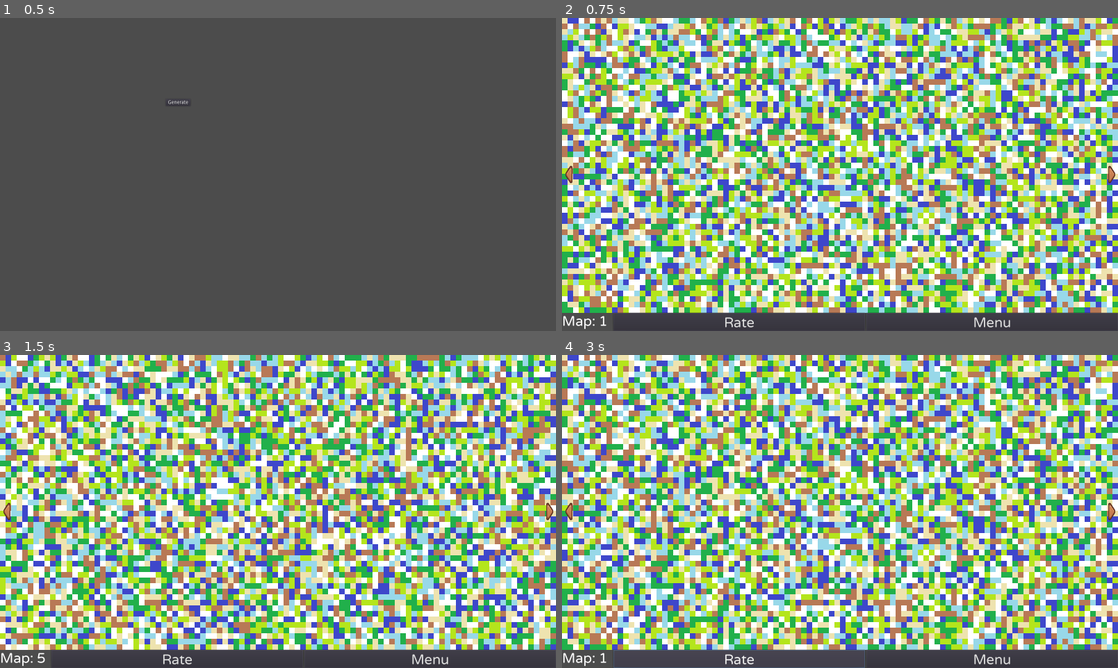
Above: before the commit, frames 1-4 (two rows, left to right).
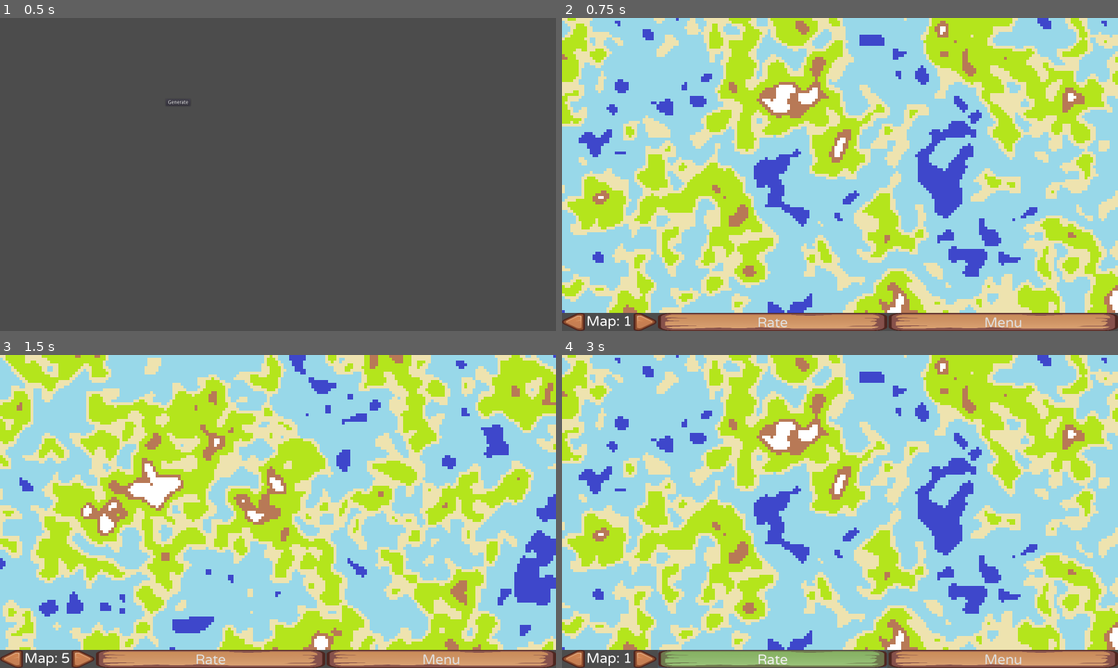
Above: after the commit, the same moments.

Repository: mtaubert/landscaper
Game: Godot game, scene res://Scenes/Menu.tscn
The game is run twice, just before and just after one commit, with the same random seed, the same clock (stepped at 60 frames per second) and the same inputs.
Inputs (mouse positions are in pixels of both pictures, inside the frame that each line leads up to; where the layout moved, square brackets give the same spot in the first picture):
- Up to frame 1 (0.5 s): no input
- Up to frame 2 (0.75 s): click "Generate" at 0.5 s
- Up to frame 3 (1.5 s): click (11, 658) [5, 511] at 1.25 s
- Up to frame 4 (3 s): click (645, 658) [1112, 511] at 2 s; click "Rate" at 2.75 s

Frame 1 is identical in both runs. In frame 2, 86% of the frame differs, in the area x 0-100%, y 0-100%; in frame 3, 86%; in frame 4, 86%.

Commit message:
map generation using noise

Diff:
--- /dev/null
+++ b/Assets/UI/default_button.tres
@@ -0,0 +1,7 @@
+[gd_resource type="StyleBoxTexture" load_steps=2 format=2]
+
+[ext_resource path="res://Assets/UI/default_button.png" type="Texture" id=1]
+
+[resource]
+texture = ExtResource( 1 )
+region_rect = Rect2( 0, 0, 1773, 515 )
--- /dev/null
+++ b/Assets/UI/pressed_button.tres
@@ -0,0 +1,7 @@
+[gd_resource type="StyleBoxTexture" load_steps=2 format=2]
+
+[ext_resource path="res://Assets/UI/clicked_button.png" type="Texture" id=1]
+
+[resource]
+texture = ExtResource( 1 )
+region_rect = Rect2( 0, 0, 1773, 515 )
--- a/Assets/world_tiles.tres
+++ b/Assets/world_tiles.tres
@@ -13,69 +13,69 @@
 0/texture = ExtResource( 1 )
 0/tex_offset = Vector2( 0, 0 )
 0/modulate = Color( 1, 1, 1, 1 )
-0/region = Rect2( 0, 0, 16, 16 )
+0/region = Rect2( 0, 0, 8, 8 )
 0/tile_mode = 0
-0/occluder_offset = Vector2( 8, 8 )
-0/navigation_offset = Vector2( 8, 8 )
+0/occluder_offset = Vector2( 4, 4 )
+0/navigation_offset = Vector2( 4, 4 )
 0/shapes = [  ]
 0/z_index = 0
 1/name = "shallows"
 1/texture = ExtResource( 2 )
 1/tex_offset = Vector2( 0, 0 )
 1/modulate = Color( 1, 1, 1, 1 )
-1/region = Rect2( 0, 0, 16, 16 )
+1/region = Rect2( 0, 0, 8, 8 )
 1/tile_mode = 0
-1/occluder_offset = Vector2( 8, 8 )
-1/navigation_offset = Vector2( 8, 8 )
+1/occluder_offset = Vector2( 4, 4 )
+1/navigation_offset = Vector2( 4, 4 )
 1/shapes = [  ]
 1/z_index = 0
 2/name = "beach"
 2/texture = ExtResource( 3 )
 2/tex_offset = Vector2( 0, 0 )
 2/modulate = Color( 1, 1, 1, 1 )
-2/region = Rect2( 0, 0, 16, 16 )
+2/region = Rect2( 0, 0, 8, 8 )
 2/tile_mode = 0
-2/occluder_offset = Vector2( 8, 8 )
-2/navigation_offset = Vector2( 8, 8 )
+2/occluder_offset = Vector2( 4, 4 )
+2/navigation_offset = Vector2( 4, 4 )
 2/shapes = [  ]
 2/z_index = 0
 3/name = "grassland"
 3/texture = ExtResource( 4 )
 3/tex_offset = Vector2( 0, 0 )
 3/modulate = Color( 1, 1, 1, 1 )
-3/region = Rect2( 0, 0, 16, 16 )
+3/region = Rect2( 0, 0, 8, 8 )
 3/tile_mode = 0
-3/occluder_offset = Vector2( 8, 8 )
-3/navigation_offset = Vector2( 8, 8 )
+3/occluder_offset = Vector2( 4, 4 )
+3/navigation_offset = Vector2( 4, 4 )
 3/shapes = [  ]
 3/z_index = 0
 4/name = "mountains"
 4/texture = ExtResource( 5 )
 4/tex_offset = Vector2( 0, 0 )
 4/modulate = Color( 1, 1, 1, 1 )
-4/region = Rect2( 0, 0, 16, 16 )
+4/region = Rect2( 0, 0, 8, 8 )
 4/tile_mode = 0
-4/occluder_offset = Vector2( 8, 8 )
-4/navigation_offset = Vector2( 8, 8 )
+4/occluder_offset = Vector2( 4, 4 )
+4/navigation_offset = Vector2( 4, 4 )
 4/shapes = [  ]
 4/z_index = 0
 5/name = "snow"
 5/texture = ExtResource( 6 )
 5/tex_offset = Vector2( 0, 0 )
 5/modulate = Color( 1, 1, 1, 1 )
-5/region = Rect2( 0, 0, 16, 16 )
+5/region = Rect2( 0, 0, 8, 8 )
 5/tile_mode = 0
-5/occluder_offset = Vector2( 8, 8 )
-5/navigation_offset = Vector2( 8, 8 )
+5/occluder_offset = Vector2( 4, 4 )
+5/navigation_offset = Vector2( 4, 4 )
 5/shapes = [  ]
 5/z_index = 0
 6/name = "forest"
 6/texture = ExtResource( 7 )
 6/tex_offset = Vector2( 0, 0 )
 6/modulate = Color( 1, 1, 1, 1 )
-6/region = Rect2( 0, 0, 16, 16 )
+6/region = Rect2( 0, 0, 8, 8 )
 6/tile_mode = 0
-6/occluder_offset = Vector2( 8, 8 )
-6/navigation_offset = Vector2( 8, 8 )
+6/occluder_offset = Vector2( 4, 4 )
+6/navigation_offset = Vector2( 4, 4 )
 6/shapes = [  ]
 6/z_index = 0
--- a/Scenes/Terrain_Map.tscn
+++ b/Scenes/Terrain_Map.tscn
@@ -1,73 +1,81 @@
-[gd_scene load_steps=6 format=2]
+[gd_scene load_steps=8 format=2]
 
 [ext_resource path="res://Scripts/Terrain_Map.gd" type="Script" id=1]
 [ext_resource path="res://Assets/world_tiles.tres" type="TileSet" id=2]
 [ext_resource path="res://Assets/UI/left.png" type="Texture" id=3]
-[ext_resource path="res://Assets/UI/right.png" type="Texture" id=4]
-[ext_resource path="res://Assets/Font/ui_font.tres" type="DynamicFont" id=5]
+[ext_resource path="res://Assets/Font/ui_font.tres" type="DynamicFont" id=4]
+[ext_resource path="res://Assets/UI/right.png" type="Texture" id=5]
+[ext_resource path="res://Assets/UI/pressed_button.tres" type="StyleBox" id=6]
+[ext_resource path="res://Assets/UI/default_button.tres" type="StyleBox" id=7]
 
 [node name="Terrain_Map" type="Node2D"]
 script = ExtResource( 1 )
 
 [node name="Terrain" type="TileMap" parent="."]
 tile_set = ExtResource( 2 )
-cell_size = Vector2( 16, 16 )
+cell_size = Vector2( 8, 8 )
 format = 1
 tile_data = PoolIntArray( 0, 2, 0, 1, 2, 0, 2, 2, 0, 3, 2, 0, 4, 2, 0, 5, 2, 0, 6, 2, 0, 7, 2, 0, 8, 2, 0, 9, 2, 0, 10, …(25591 unchanged characters)…
 
 [node name="UI" type="Node2D" parent="."]
-
-[node name="Left_Button" type="TextureButton" parent="UI"]
-anchor_top = 0.5
-anchor_bottom = 0.5
-margin_left = 10.0
-margin_top = 425.0
-margin_right = 30.0
-margin_bottom = 475.0
-texture_normal = ExtResource( 3 )
-expand = true
-
-[node name="Right_Button" type="TextureButton" parent="UI"]
-anchor_top = 0.5
-anchor_bottom = 0.5
-margin_left = 1571.95
-margin_top = 425.0
-margin_right = 1591.95
-margin_bottom = 475.0
-texture_normal = ExtResource( 4 )
-expand = true
 
 [node name="Menu_Bar" type="HBoxContainer" parent="UI"]
 margin_top = 848.0
 margin_right = 1600.0
 margin_bottom = 900.0
 
+[node name="Left_Button" type="TextureButton" parent="UI/Menu_Bar"]
+margin_right = 66.0
+margin_bottom = 52.0
+size_flags_horizontal = 3
+size_flags_vertical = 3
+size_flags_stretch_ratio = 0.1
+texture_normal = ExtResource( 3 )
+expand = true
+
 [node name="Map_Number" type="Label" parent="UI/Menu_Bar"]
-margin_right = 144.0
+margin_left = 70.0
+margin_right = 202.0
 margin_bottom = 52.0
 size_flags_horizontal = 3
 size_flags_vertical = 3
 size_flags_stretch_ratio = 0.2
-custom_fonts/font = ExtResource( 5 )
+custom_fonts/font = ExtResource( 4 )
 text = "Map: "
 
-[node name="Rate_Iteration" type="Button" parent="UI/Menu_Bar"]
-margin_left = 148.0
-margin_right = 871.0
+[node name="Right_Button" type="TextureButton" parent="UI/Menu_Bar"]
+margin_left = 206.0
+margin_right = 272.0
 margin_bottom = 52.0
 size_flags_horizontal = 3
 size_flags_vertical = 3
-custom_fonts/font = ExtResource( 5 )
+size_flags_stretch_ratio = 0.1
+texture_normal = ExtResource( 5 )
+expand = true
+
+[node name="Rate_Iteration" type="Button" parent="UI/Menu_Bar"]
+margin_left = 276.0
+margin_right = 936.0
+margin_bottom = 52.0
+size_flags_horizontal = 3
+size_flags_vertical = 3
+custom_styles/hover = ExtResource( 6 )
+custom_styles/pressed = ExtResource( 6 )
+custom_styles/normal = ExtResource( 7 )
+custom_fonts/font = ExtResource( 4 )
 text = "Rate"
 
 [node name="Menu" type="Button" parent="UI/Menu_Bar"]
-margin_left = 875.0
+margin_left = 940.0
 margin_right = 1600.0
 margin_bottom = 52.0
 size_flags_horizontal = 3
 size_flags_vertical = 3
-custom_fonts/font = ExtResource( 5 )
+custom_styles/hover = ExtResource( 6 )
+custom_styles/pressed = ExtResource( 6 )
+custom_styles/normal = ExtResource( 7 )
+custom_fonts/font = ExtResource( 4 )
 text = "Menu"
 
-[connection signal="pressed" from="UI/Left_Button" to="." method="_on_Left_Button_pressed"]
-[connection signal="pressed" from="UI/Right_Button" to="." method="_on_Right_Button_pressed"]
+[connection signal="pressed" from="UI/Menu_Bar/Left_Button" to="." method="_on_Left_Button_pressed"]
+[connection signal="pressed" from="UI/Menu_Bar/Right_Button" to="." method="_on_Right_Button_pressed"]
--- /dev/null
+++ b/Scripts/Genetic_Algorithm.gd
@@ -0,0 +1,19 @@
+extends Node
+
+#Terrain height values
+var shallowsMinValue = -0.3
+var beachMinValue = 0
+var grasslandsMinValue = 0.1
+var mountainsMinValue = 0.3
+var snowMinValue = 0.4
+
+#Terrain biome values
+#TBA
+
+#Noise generation values
+var octaves = 4
+var period = 40
+var persistence = 0.8
+
+func _ready():
+	randomize()
--- a/Scripts/Terrain_Generator.gd
+++ b/Scripts/Terrain_Generator.gd
@@ -1,6 +1,6 @@
 extends Node
 
-var gridSize = Vector2(100, 53)
+var gridSize = Vector2(200, 106)
 var grids = {}
 var entriesPerIteration = 5
 var noise = {}
@@ -17,13 +17,12 @@
 		noise[i].persistence = persistence
 
 func get_next_iteration():
-	configure_noise(4, 20, 0.8)
+	configure_noise(Genetic_Algorithm.octaves, Genetic_Algorithm.period, Genetic_Algorithm.persistence)
 	for i in range(entriesPerIteration):
 		var grid = []
 		for x in range(gridSize.x):
 			grid.append([])
 			for y in range(gridSize.y):
-				grid[x].append(randi()%7)
+				grid[x].append(noise[i].get_noise_2d(x,y))
 		grids[i] = grid
-
 	return grids
--- a/Scripts/Terrain_Map.gd
+++ b/Scripts/Terrain_Map.gd
@@ -18,7 +18,20 @@
 	$UI/Menu_Bar/Map_Number.text = "Map: " + String(currentMapindex+1)
 	for x in range(gridSize.x):
 		for y in range(gridSize.y):
-			terrain.set_cell(x,y,currentIterationGrids[currentMapindex][x][y])
+			#Range from -1 to 1 where -1 is deep and 1 is tall
+			var currentCell = currentIterationGrids[currentMapindex][x][y]
+			if currentCell < Genetic_Algorithm.shallowsMinValue:
+				terrain.set_cell(x,y,0)
+			elif currentCell >= Genetic_Algorithm.shallowsMinValue and currentCell < Genetic_Algorithm.beachMinValue:
+				terrain.set_cell(x,y,1)
+			elif currentCell >= Genetic_Algorithm.beachMinValue and currentCell < Genetic_Algorithm.grasslandsMinValue:
+				terrain.set_cell(x,y,2)
+			elif currentCell >= Genetic_Algorithm.grasslandsMinValue and currentCell < Genetic_Algorithm.mountainsMinValue:
+				terrain.set_cell(x,y,3)
+			elif currentCell >= Genetic_Algorithm.mountainsMinValue and currentCell < Genetic_Algorithm.snowMinValue:
+				terrain.set_cell(x,y,4)
+			elif currentCell >= Genetic_Algorithm.snowMinValue:
+				terrain.set_cell(x,y,5)
 
 #Switch to the previous map
 func _on_Left_Button_pressed():
--- a/project.godot
+++ b/project.godot
@@ -22,6 +22,7 @@
 [autoload]
 
 Terrain_Generator="*res://Scripts/Terrain_Generator.gd"
+Genetic_Algorithm="*res://Scripts/Genetic_Algorithm.gd"
 
 [display]
 
Binary file changed: Assets/beach.png
Binary file changed: Assets/deeps.png
Binary file changed: Assets/forest.png
Binary file changed: Assets/grassland.png
Binary file changed: Assets/mountains.png
Binary file changed: Assets/shallows.png
Binary file changed: Assets/snow.png
